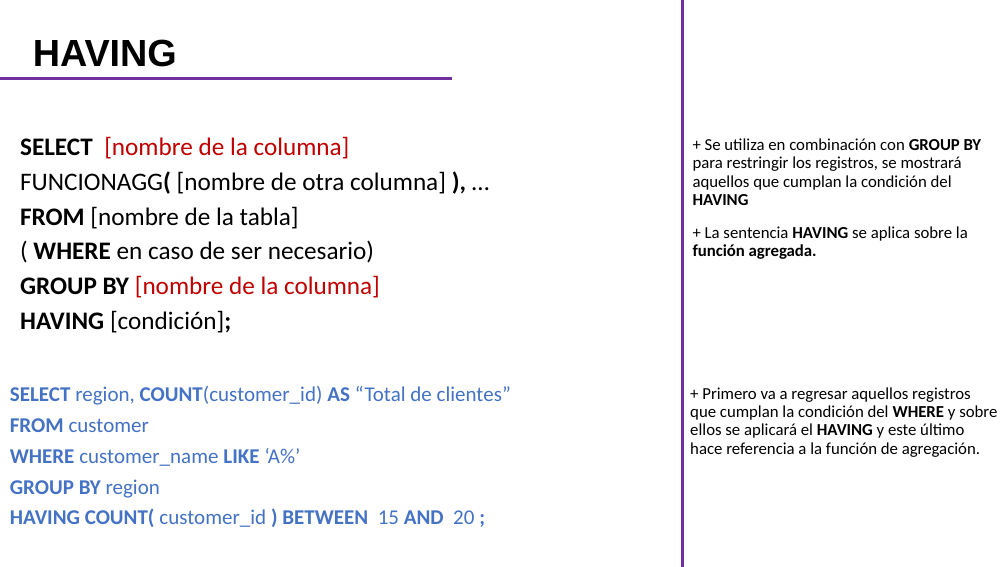
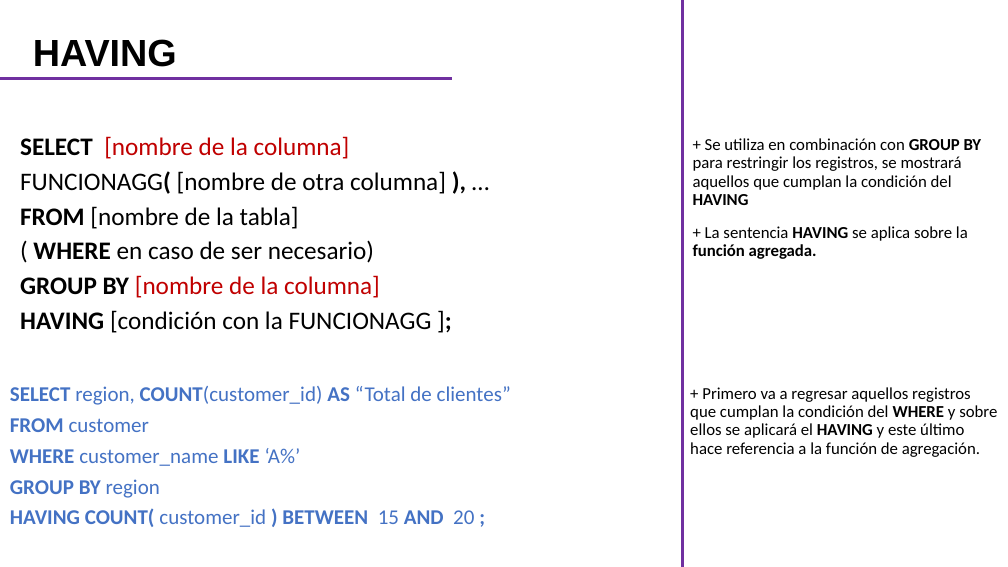
Before and after one commit to CarlosCamposs/Curso-AABD_SQL, a slide deck: slide 24 of Curso AABD-SQL (Notas).pptx. Drawn at 1008x567 pixels with LibreOffice and Linux fonts; fonts in the diff are those of the drawing. Boxes give left, top, right and bottom in pixels: in the first picture for what was removed or moved away, otherwise in the second. Text is boxed around its words. In the diff, an @@ line names an element or a change of style, - is before the commit and + after.

```diff
--- a/Curso AABD-SQL (Notas).pptx
+++ b/Curso AABD-SQL (Notas).pptx
@@ subtitle at (20, 310, 432, 333): text changed @@
-HAVING [condición];
+HAVING [condición con la FUNCIONAGG ];
```
Also in this commit, not shown: 2 other slides changed.
